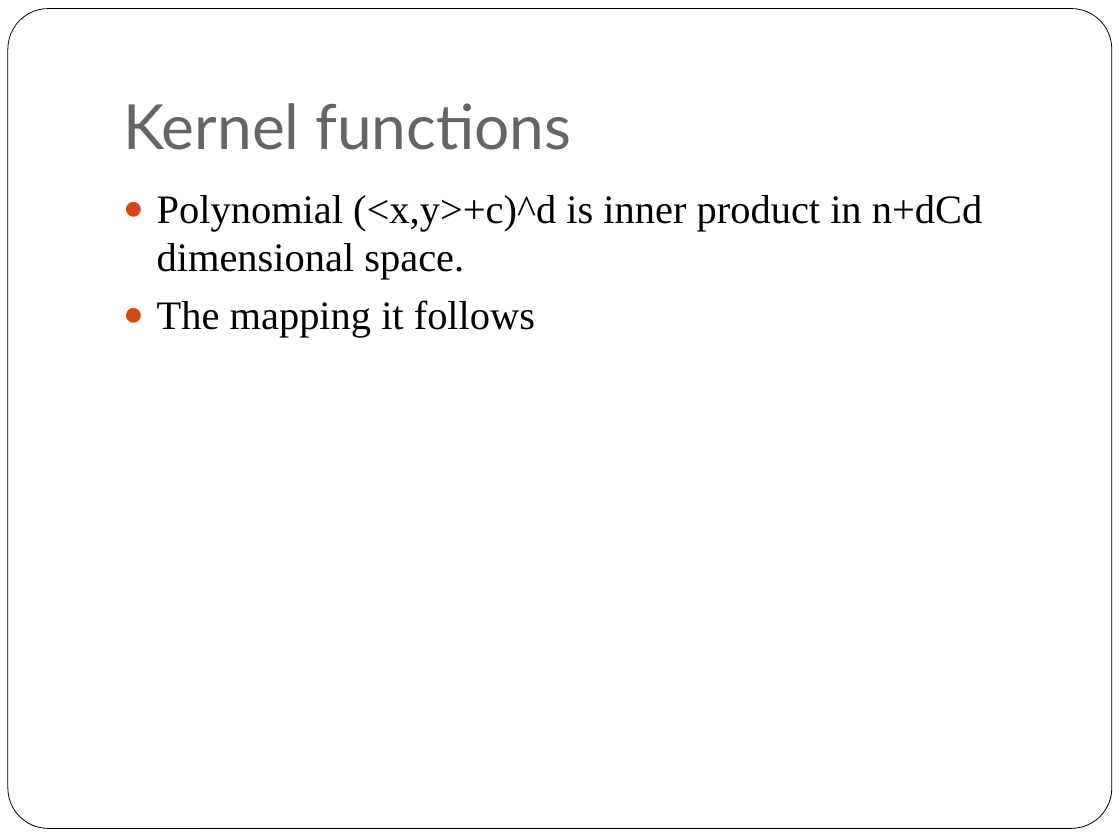
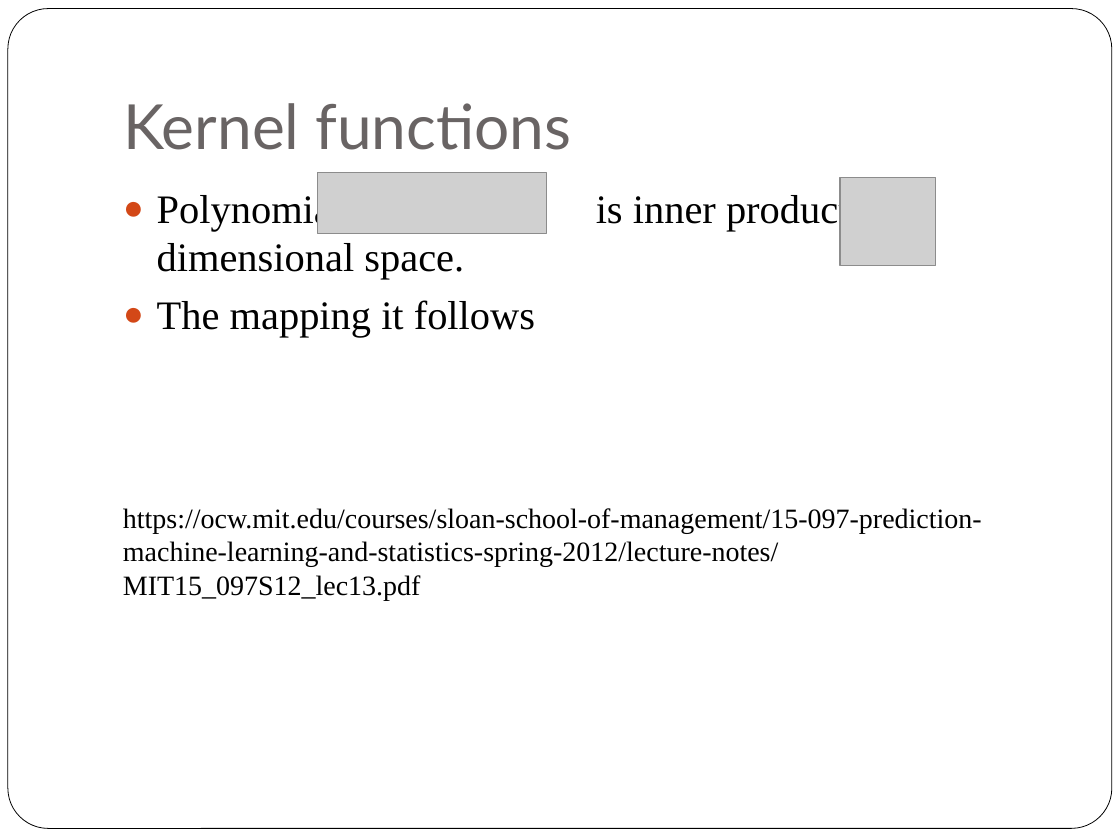
Before and after one commit to navkapil/matlab, a slide deck: slide 19 of Kernel methods.pptx. Drawn at 1120x840 pixels with LibreOffice and Linux fonts; fonts in the diff are those of the drawing; grey boxes stand for pictures. Boxes give left, top, right and bottom in pixels: in the first picture for what was removed or moved away, otherwise in the second. Text is boxed around its words. In the diff, an @@ line names an element or a change of style, - is before the commit and + after.

Commit message:
Add files via upload
mapping of kernels poly and rbf

```diff
--- a/Kernel methods.pptx
+++ b/Kernel methods.pptx
@@ picture added at [317, 172, 547, 233] @@
@@ picture added at [840, 177, 935, 265] @@
@@ text at [157, 191, 850, 280]: text changed @@
-● Polynomial (<x,y>+c)^d is inner product in n+dCd dimensional space.
+● Polynomial is inner product in dimensional space.
@@ text added at [123, 508, 982, 600], 18 pt, text #000000 @@
+https://ocw.mit.edu/courses/sloan-school-of-management/15-097-prediction-machine-learning-and-statistics-spring-2012/lecture-notes/MIT15_097S12_lec13.pdf
```
Also in this commit, not shown: 3 other slides changed, 6 slides added, 2 slides removed.
